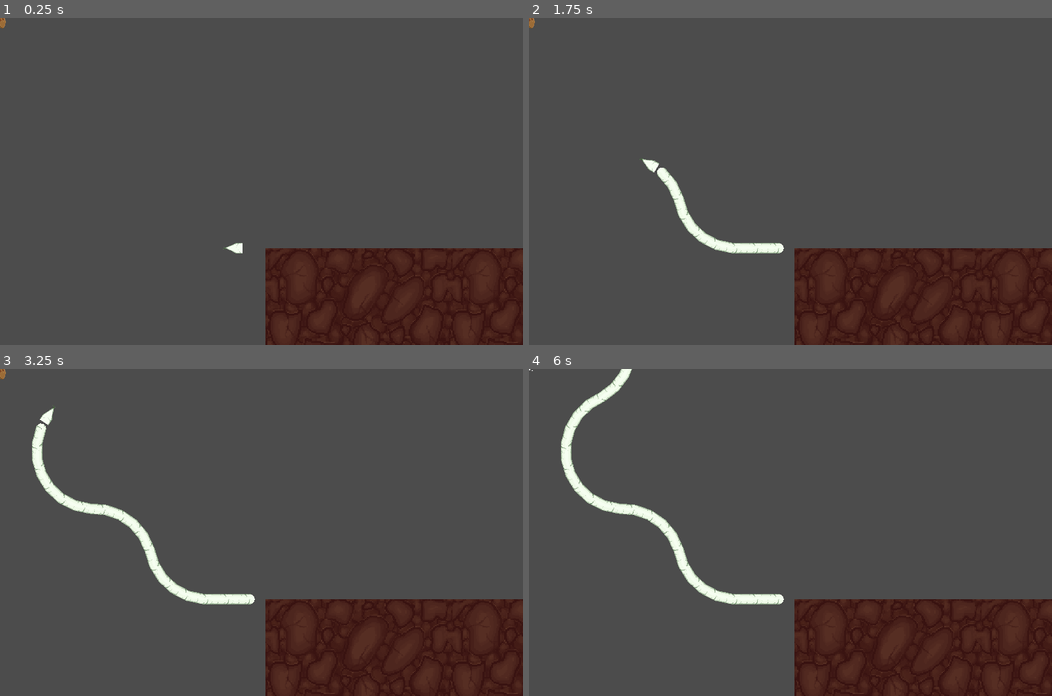
Above: before the commit, frames 1-4 (two rows, left to right).
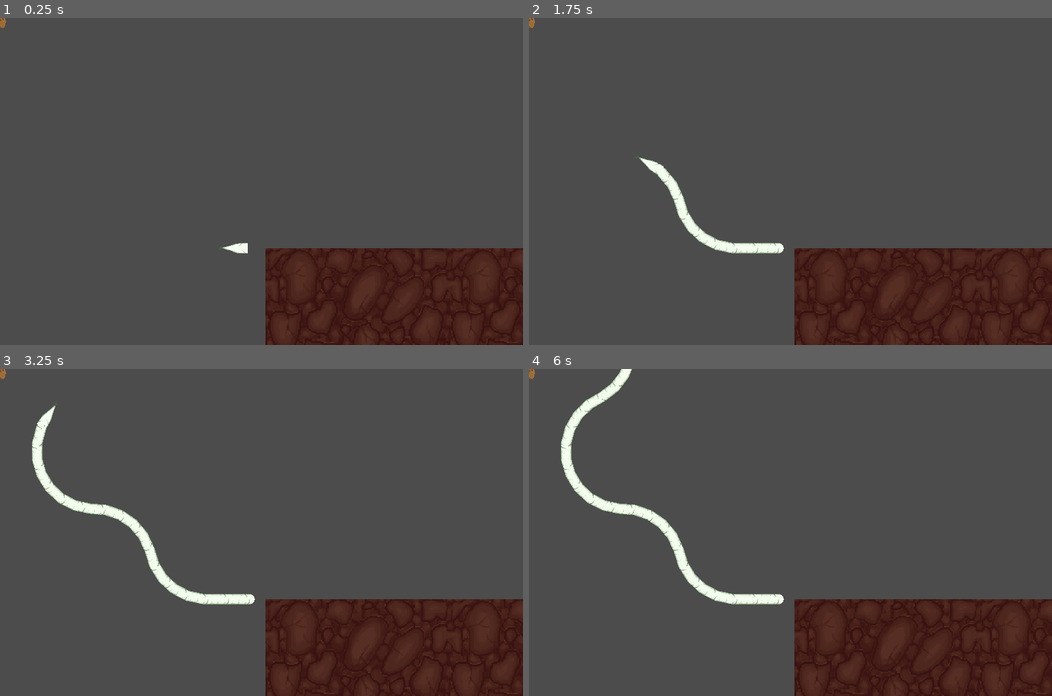
Above: after the commit, the same moments.

Repository: 0xOnyx/GGJ
Game: Godot game, scene res://scenes/main.tscn
Two runs of this game, one before a commit and one after it. Both use one fixed random seed, a clock stepped at 60 frames per second and the inputs below.
Inputs:
- Up to frame 1 (0.25 s): no input
- Up to frame 2 (1.75 s): tap Enter at 0.5 s; hold D (right) 0.53-1.28 s; hold A (left) from 1.28 s (still down)
- Up to frame 3 (3.25 s): release A (left) at 2.03 s; hold D (right) from 2.03 s (still down)
- Up to frame 4 (6 s): release D (right) at 3.53 s; hold A (left) 3.53-5.78 s; tap Space at 4.25, 5.75 s; tap Enter at 5 s; hold D (right) from 5.78 s (still down)

The runs differ from the first frame. In frame 1, less than 0.1% of the frame differs, in the area x 41-48%, y 68-72%; in frame 2, less than 0.1%; in frame 3, less than 0.1%; in frame 4, less than 0.1%.

Commit message:
root head fixx, subsurface rename

Diff:
--- a/scenes/back.tscn
+++ /dev/null
@@ -1,24 +0,0 @@
-[gd_scene load_steps=4 format=2]
-
-[ext_resource path="res://scenes/background.tscn" type="PackedScene" id=1]
-[ext_resource path="res://scenes/root.tscn" type="PackedScene" id=2]
-[ext_resource path="res://scenes/collectable.tscn" type="PackedScene" id=3]
-
-[node name="Node2D" type="Node2D"]
-position = Vector2( 255, 221 )
-
-[node name="background" type="CanvasLayer" parent="."]
-layer = -1
-
-[node name="background" parent="background" instance=ExtResource( 1 )]
-position = Vector2( 255, 221 )
-
-[node name="snake" type="CanvasLayer" parent="."]
-
-[node name="Root" parent="snake" instance=ExtResource( 2 )]
-position = Vector2( 255, 221 )
-
-[node name="ennemy" type="CanvasLayer" parent="."]
-layer = 2
-
-[node name="Collectable" parent="ennemy" instance=ExtResource( 3 )]
--- a/scenes/main.tscn
+++ b/scenes/main.tscn
@@ -1,7 +1,7 @@
 [gd_scene load_steps=3 format=2]
 
 [ext_resource path="res://scripts/main.gd" type="Script" id=1]
-[ext_resource path="res://scenes/back.tscn" type="PackedScene" id=2]
+[ext_resource path="res://scenes/subsurface.tscn" type="PackedScene" id=2]
 
 [node name="Node2D" type="Node2D"]
 script = ExtResource( 1 )
--- a/scenes/root.tscn
+++ b/scenes/root.tscn
@@ -5,7 +5,7 @@
 [ext_resource path="res://assets/root_final.png" type="Texture" id=3]
 
 [sub_resource type="CircleShape2D" id=1]
-radius = 18.0278
+radius = 7.07107
 
 [node name="Root" type="KinematicBody2D"]
 script = ExtResource( 1 )
--- a/scenes/subsurface.tscn
+++ b/scenes/subsurface.tscn
@@ -1,16 +1,24 @@
 [gd_scene load_steps=4 format=2]
 
-[ext_resource path="res://scenes/root.tscn" type="PackedScene" id=1]
-[ext_resource path="res://scenes/collectable.tscn" type="PackedScene" id=2]
-[ext_resource path="res://scenes/obstacle.tscn" type="PackedScene" id=3]
+[ext_resource path="res://scenes/collectable.tscn" type="PackedScene" id=1]
+[ext_resource path="res://scenes/root.tscn" type="PackedScene" id=2]
+[ext_resource path="res://scenes/background.tscn" type="PackedScene" id=3]
 
 [node name="Node2D" type="Node2D"]
+position = Vector2( 255, 221 )
 
-[node name="Root" parent="." instance=ExtResource( 1 )]
-position = Vector2( 72, 71 )
+[node name="background" type="CanvasLayer" parent="."]
+layer = -1
 
-[node name="Collectable" parent="." instance=ExtResource( 2 )]
-position = Vector2( 164, 145 )
+[node name="background" parent="background" instance=ExtResource( 3 )]
+position = Vector2( 255, 221 )
 
-[node name="Obstacle" parent="." instance=ExtResource( 3 )]
-position = Vector2( 333, 150 )
+[node name="snake" type="CanvasLayer" parent="."]
+
+[node name="Root" parent="snake" instance=ExtResource( 2 )]
+position = Vector2( 255, 221 )
+
+[node name="ennemy" type="CanvasLayer" parent="."]
+layer = 2
+
+[node name="Collectable" parent="ennemy" instance=ExtResource( 1 )]
Binary file changed: assets/root_tip_final.png
